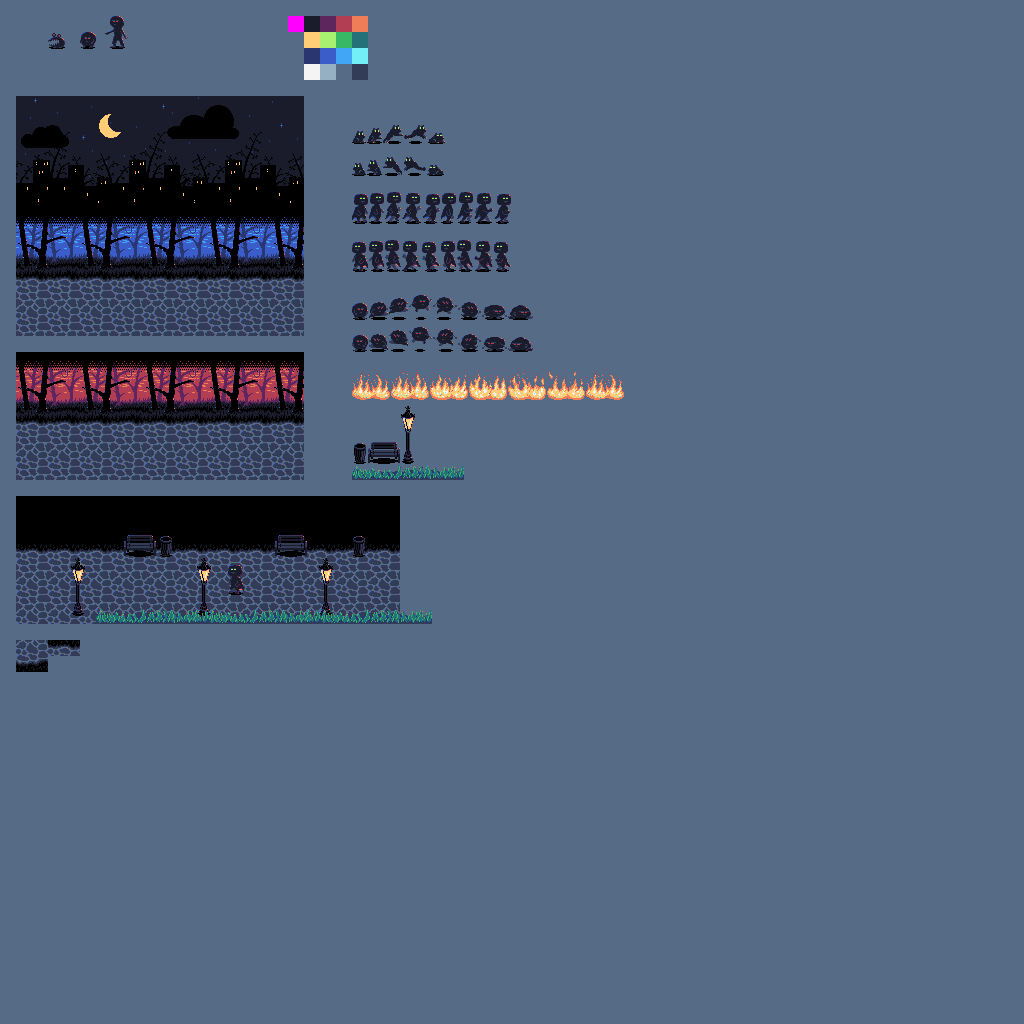
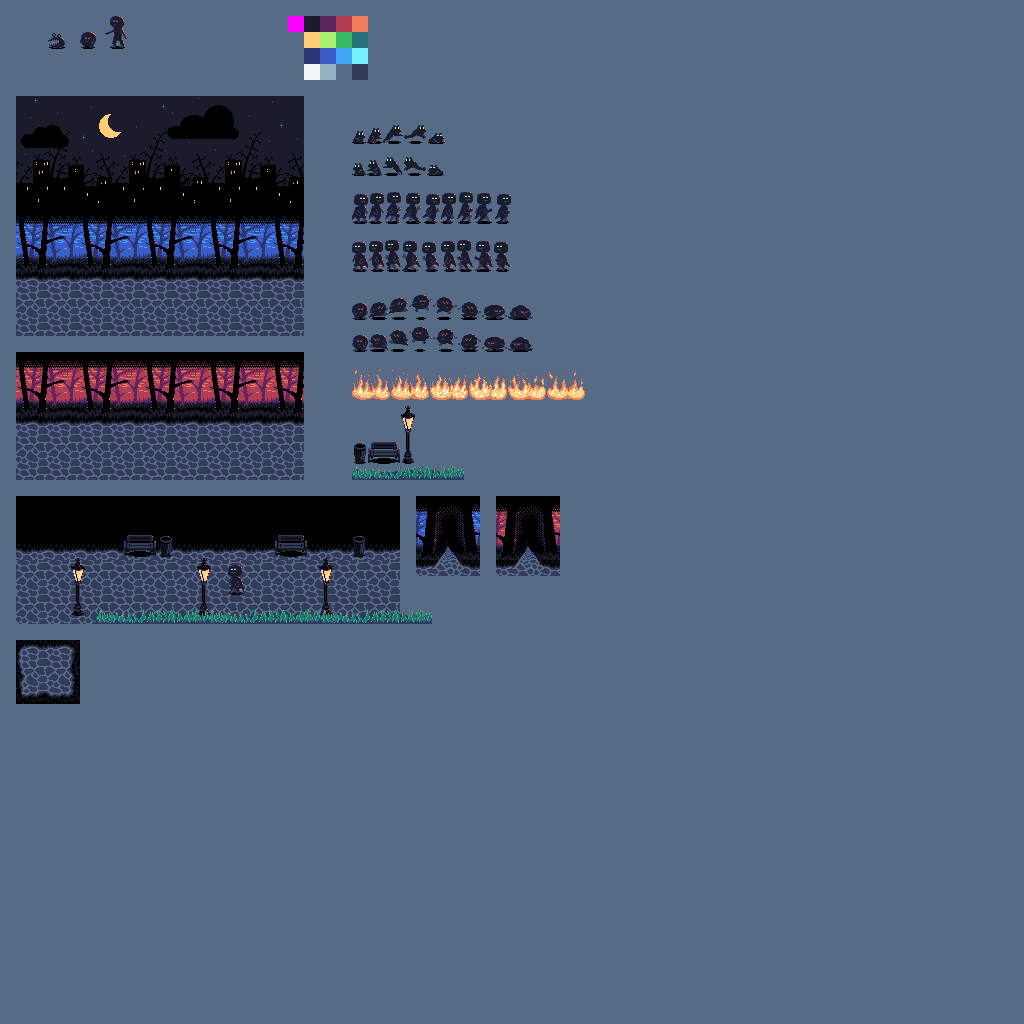
Revision of a layered 1024 x 1024 image; what changed, layer by layer:
painted on "Fire" over (x1=352, y1=368, x2=624, y2=400)
painted on "Forest Tiles (blue)" over (x1=416, y1=496, x2=480, y2=564)
painted on "Forest tile (red)" over (x1=496, y1=496, x2=560, y2=560)
painted on "Cobblestone Tiles" over (x1=16, y1=544, x2=560, y2=704)
